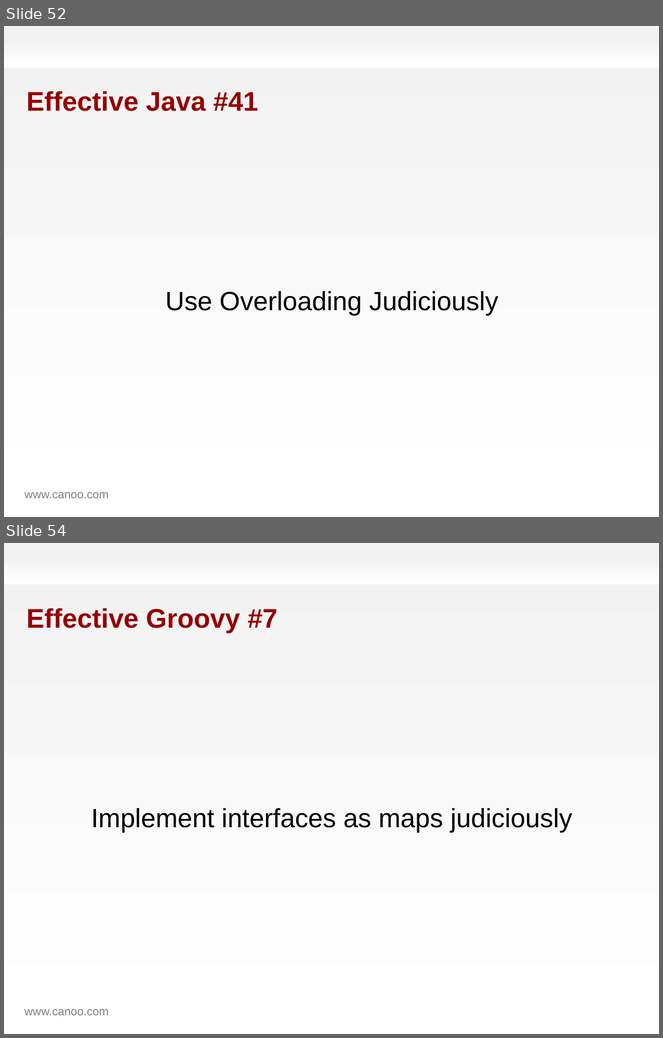
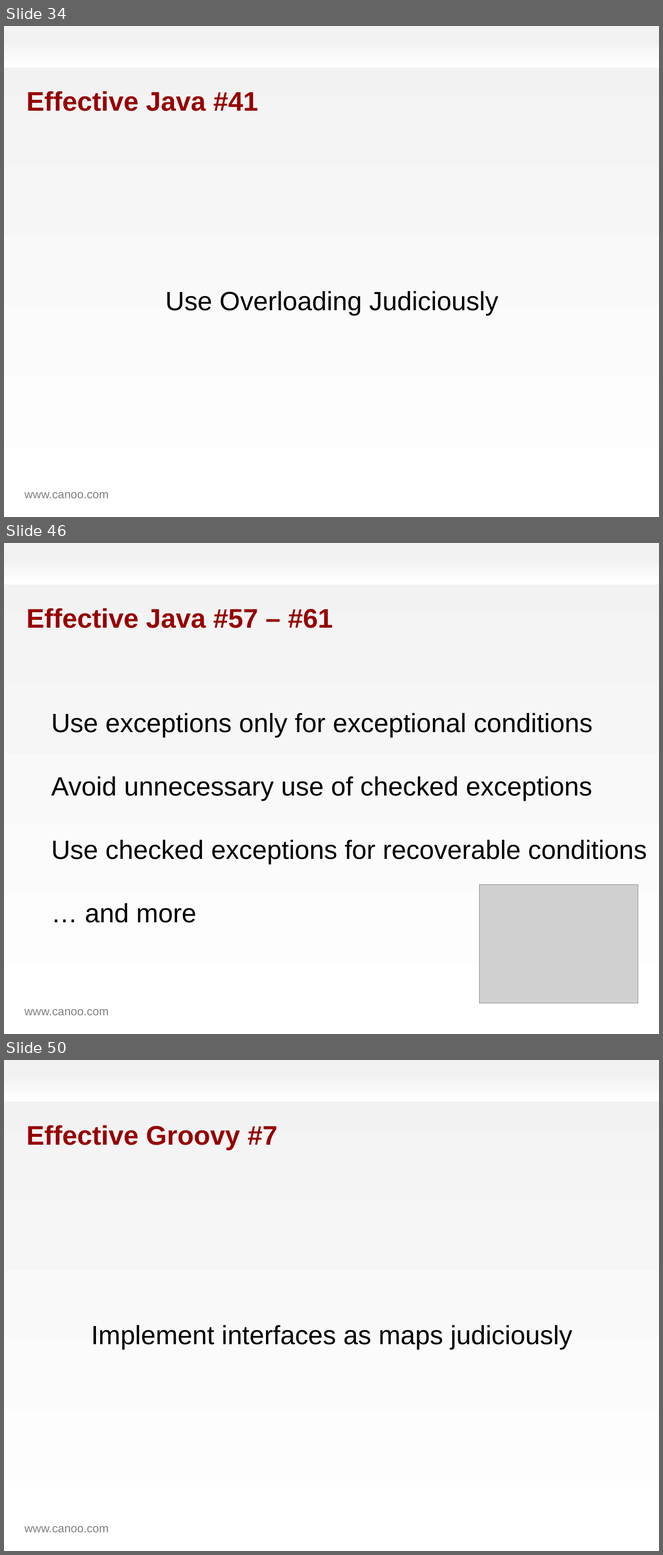
Before and after one commit to HamletDRC/presentations, a slide deck: effectivegroovy/effectivegroovy_gr82011.odp. Shown one above the other, each under a label of ours: slides 52 and 54 before the commit, slides 34, 46 and 50 after it; the slides between them are not shown. The pictures are 663x1038 and 663x1555 pixels, drawn with LibreOffice and Linux fonts; fonts in the diff are those of the drawing; grey boxes stand for pictures; background and template pictures are left out. Boxes give left, top, right and bottom in pixels: in the first picture for what was removed or moved away, otherwise in the second. Text is boxed around its words. In the diff, an @@ line names an element or a change of style, - is before the commit and + after.

Commit message:
big changes to effective groovy before gr8 conf

```diff
--- a/effectivegroovy/effectivegroovy_gr82011.odp
+++ b/effectivegroovy/effectivegroovy_gr82011.odp
@@ slide 46 added at box(4, 543, 659, 1034), background gradient #F2F2F2 to #FFFFFF; not listed: 2 template elements that a slide beside it also shows @@
@@ title added at box(26, 608, 333, 628), 32.6 pt, text #960000, bold @@
+Effective Java #57 – #61
@@ text added at box(51, 713, 647, 923), 32 pt, text #000000 @@
+Use exceptions only for exceptional conditions
+Avoid unnecessary use of checked exceptions
+Use checked exceptions for recoverable conditions
+… and more
@@ picture added at box(480, 885, 638, 1004) @@
@@ what was slide 52 is now slide 34 @@
@@ what was slide 54 is now slide 50 @@
```
Also in this commit, not shown: 7 slides changed, 48 other slides added, 2 slides removed, 7 other files.
